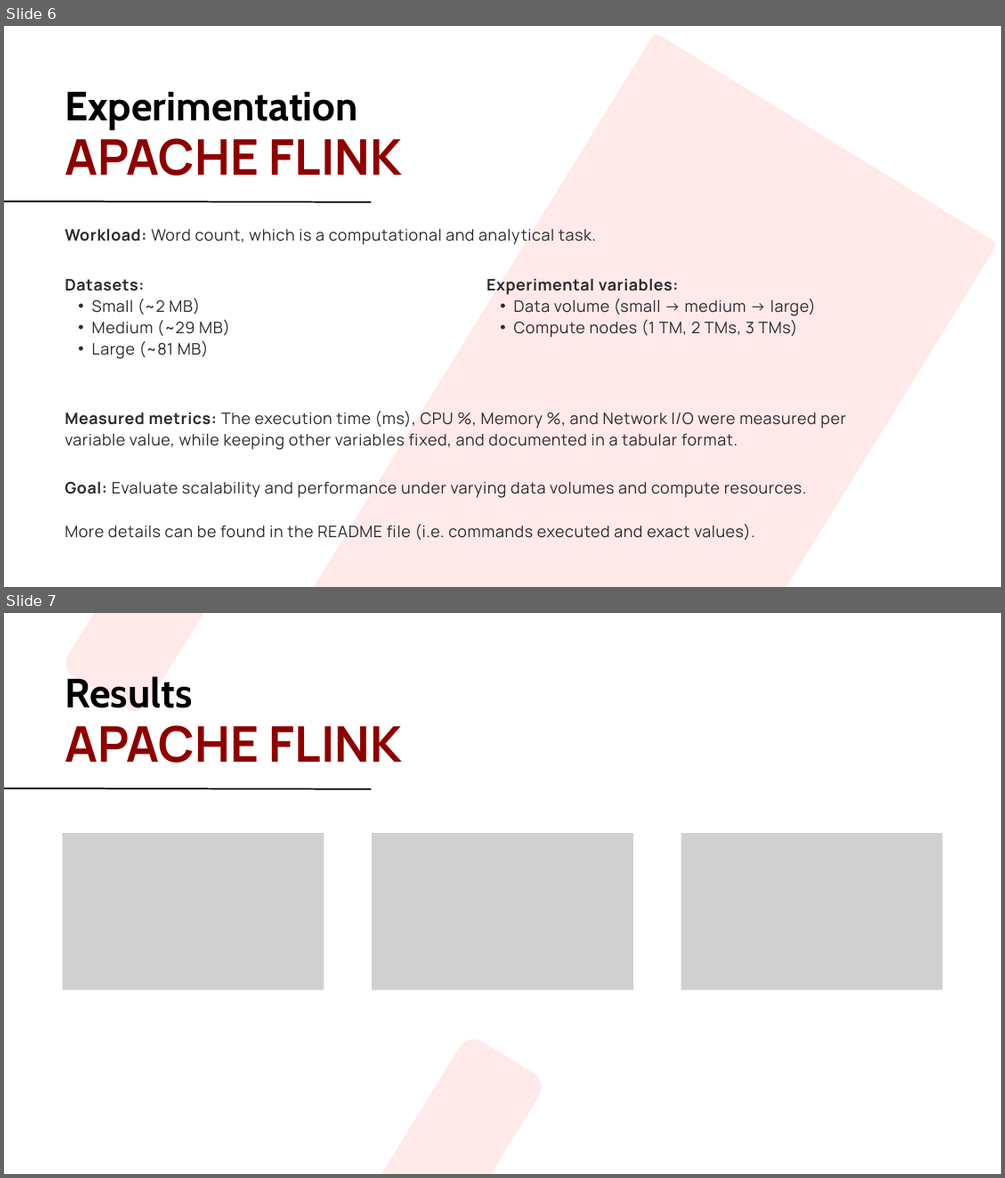
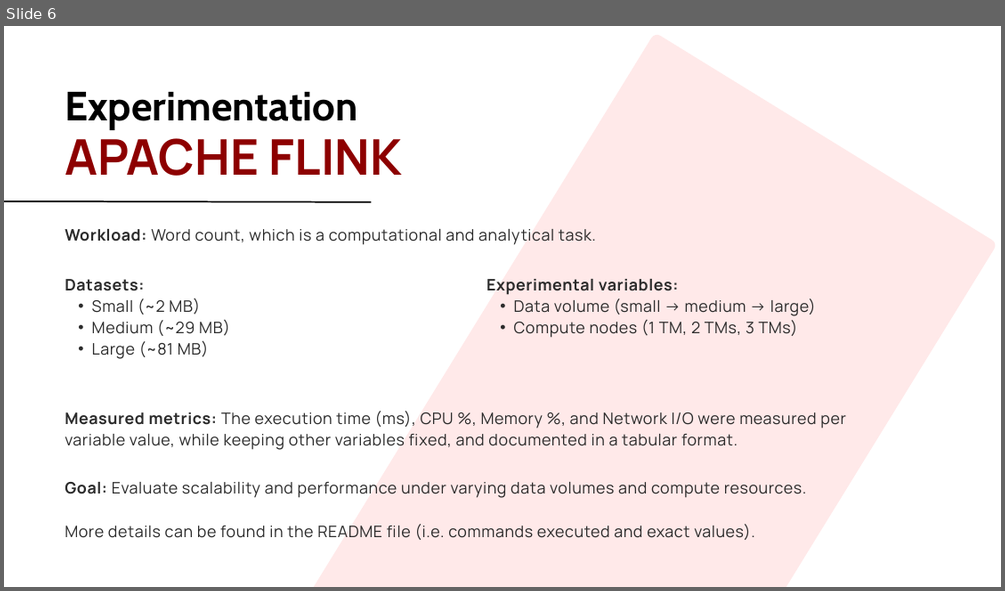
Before and after one commit to Escyth/ics474-assignment1, a slide deck: ICS474 - Assignment 1.pptx. Shown one above the other, each under a label of ours: slides 6 and 7 before the commit, slide 6 after it. The pictures are 1005x1178 and 1005x591 pixels, drawn with LibreOffice and Linux fonts; fonts in the diff are those of the drawing; grey boxes stand for pictures. Boxes give left, top, right and bottom in pixels: in the first picture for what was removed or moved away, otherwise in the second. Text is boxed around its words. In the diff, an @@ line names an element or a change of style, - is before the commit and + after.

```diff
--- a/ICS474 - Assignment 1.pptx
+++ b/ICS474 - Assignment 1.pptx
@@ slide 7 removed at bbox=[4, 613, 1001, 1174], background #FFFFFF @@
@@ freeform shape removed at bbox=[60, 613, 284, 717] @@
@@ text removed at bbox=[65, 676, 192, 708] @@
-Results
@@ text removed at bbox=[65, 725, 402, 763] @@
-APACHE FLINK
@@ line removed from (4, 788) to (371, 789) @@
@@ picture removed at bbox=[63, 833, 324, 989] @@
@@ picture removed at bbox=[372, 833, 633, 989] @@
@@ picture removed at bbox=[680, 833, 942, 989] @@
@@ freeform shape removed at bbox=[324, 1033, 547, 1174] @@
```
Also in this commit, not shown: 2 slides added.
